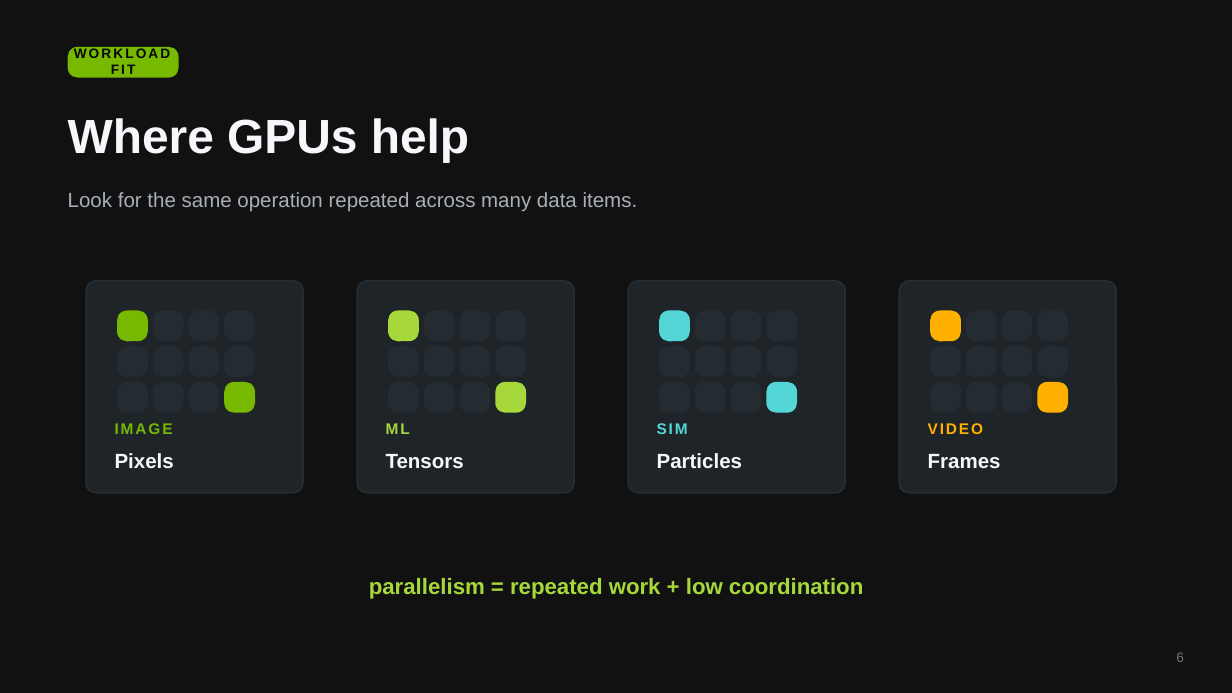
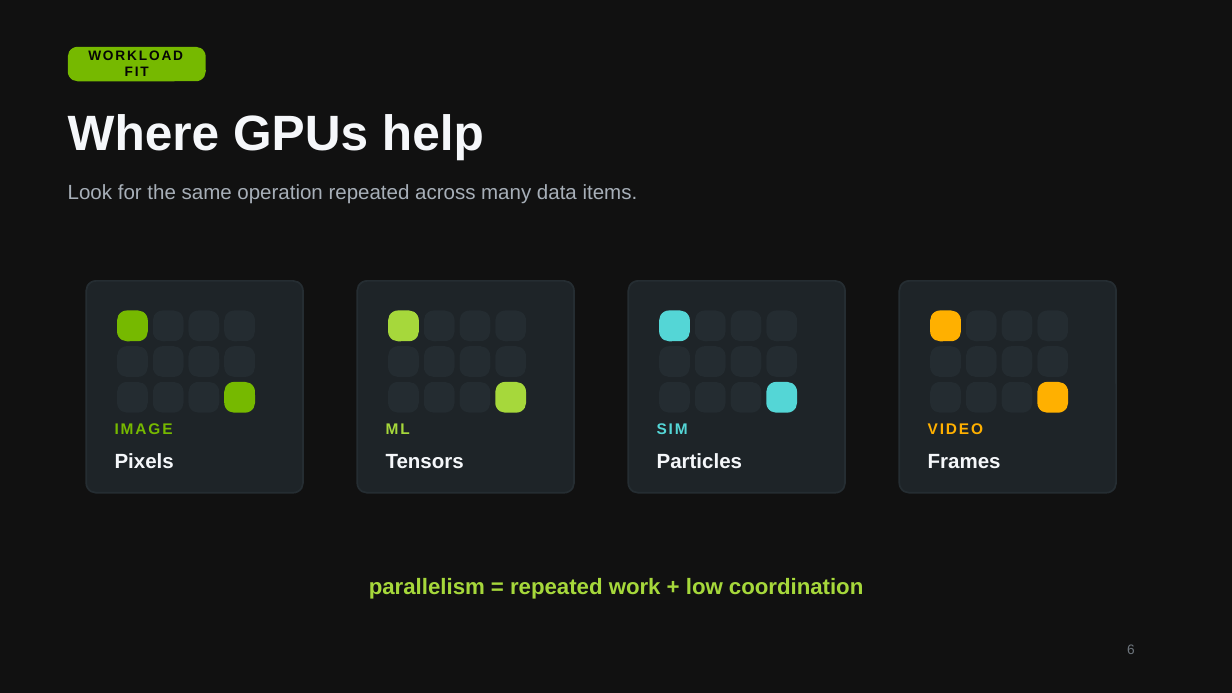
Before and after one commit to learnwithraghu/introduction-to-gpu, a slide deck: slide 6 of slides/introduction-to-gpu-slides.pptx. Drawn at 1232x693 pixels with LibreOffice and Linux fonts; fonts in the diff are those of the drawing. Boxes give left, top, right and bottom in pixels: in the first picture for what was removed or moved away, otherwise in the second. Text is boxed around its words. In the diff, an @@ line names an element or a change of style, - is before the commit and + after.

Commit message:
Polish GPU presentation layout

```diff
--- a/slides/introduction-to-gpu-slides.pptx
+++ b/slides/introduction-to-gpu-slides.pptx
@@ rounded rectangle: place and size @@
-rounded rectangle at bbox=[68, 47, 179, 78]
+rounded rectangle at bbox=[68, 47, 206, 81]
@@ rounded rectangle at bbox=[68, 47, 206, 81]: proportions changed @@
@@ text "WORKLOAD FIT": place and size @@
-text "WORKLOAD FIT" at bbox=[74, 48, 171, 74]
+text "WORKLOAD FIT" at bbox=[88, 50, 183, 76]
@@ text "WORKLOAD FIT" at bbox=[88, 50, 183, 76]: letter spacing 1.2 to 1.1 pt @@
@@ text "Where GPUs help" at bbox=[68, 114, 484, 160]: size 28 to 29 pt @@
@@ text "Look for the same operation ...": place and size @@
-text "Look for the same operation ..." at bbox=[68, 192, 638, 212]
+text "Look for the same operation ..." at bbox=[68, 184, 638, 204]
@@ page number: place and size @@
-page number at bbox=[1176, 652, 1184, 662]
+page number at bbox=[1127, 644, 1135, 654]
```
Also in this commit, not shown: 17 other slides changed, 2 other files.
